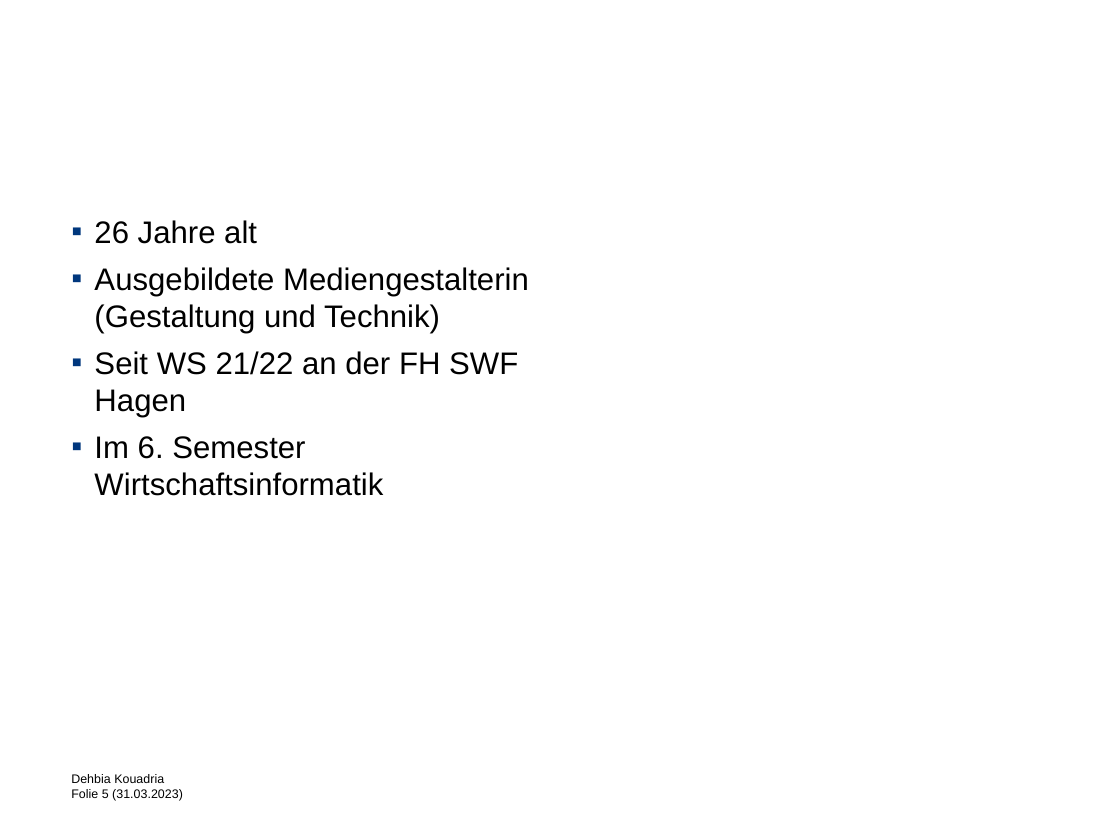
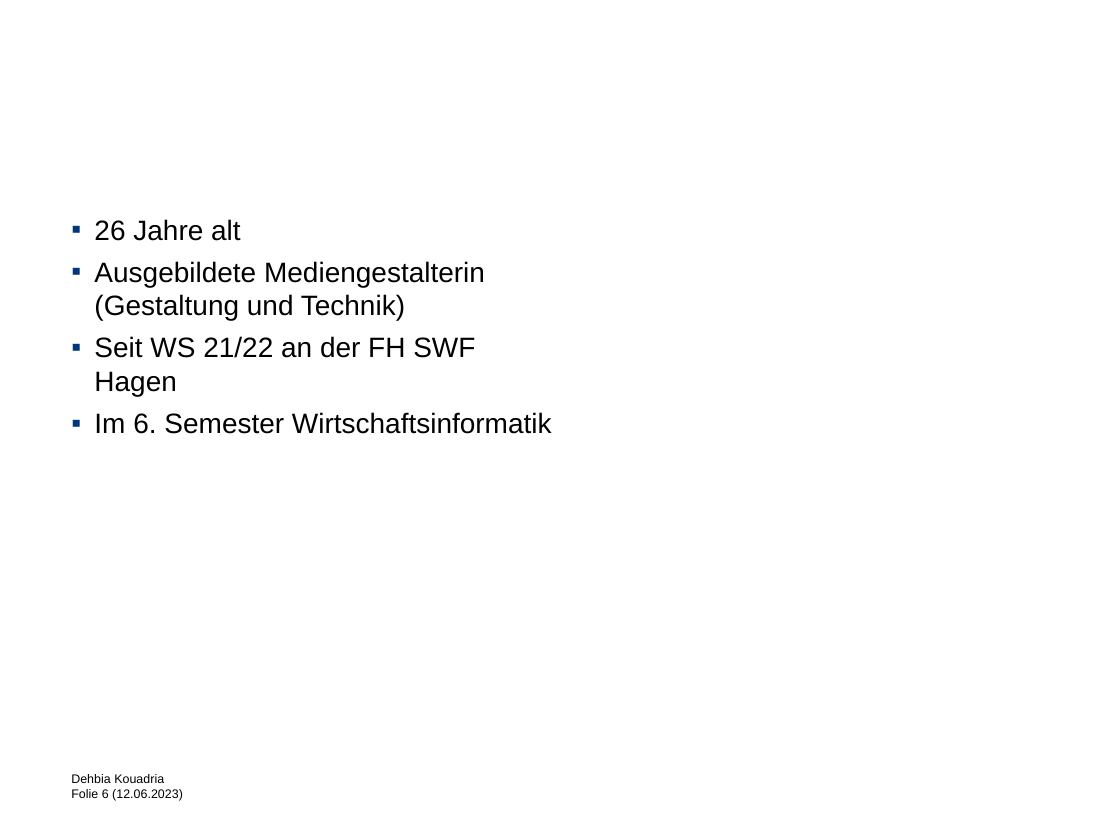
Before and after one commit to Debkou/Weorkshop, a slide deck: slide 6 of folien_dehbia.pptx (slide 5 before the commit). Drawn at 1120x840 pixels with LibreOffice and Linux fonts; fonts in the diff are those of the drawing; background and template pictures are left out. Boxes give left, top, right and bottom in pixels: in the first picture for what was removed or moved away, otherwise in the second. Text is boxed around its words. In the diff, an @@ line names an element or a change of style, - is before the commit and + after.

```diff
--- a/folien_dehbia.pptx
+++ b/folien_dehbia.pptx
@@ text "26 Jahre alt" at [94, 219, 552, 434]: size 20 to 18 pt @@
@@ text at [71, 774, 183, 801]: text changed @@
-Dehbia Kouadria
-Folie 5 (31.03.2023)
+Dehbia Kouadria
+Folie 6 (12.06.2023)
```
Also in this commit, not shown: 20 slides added, 3 other files.
